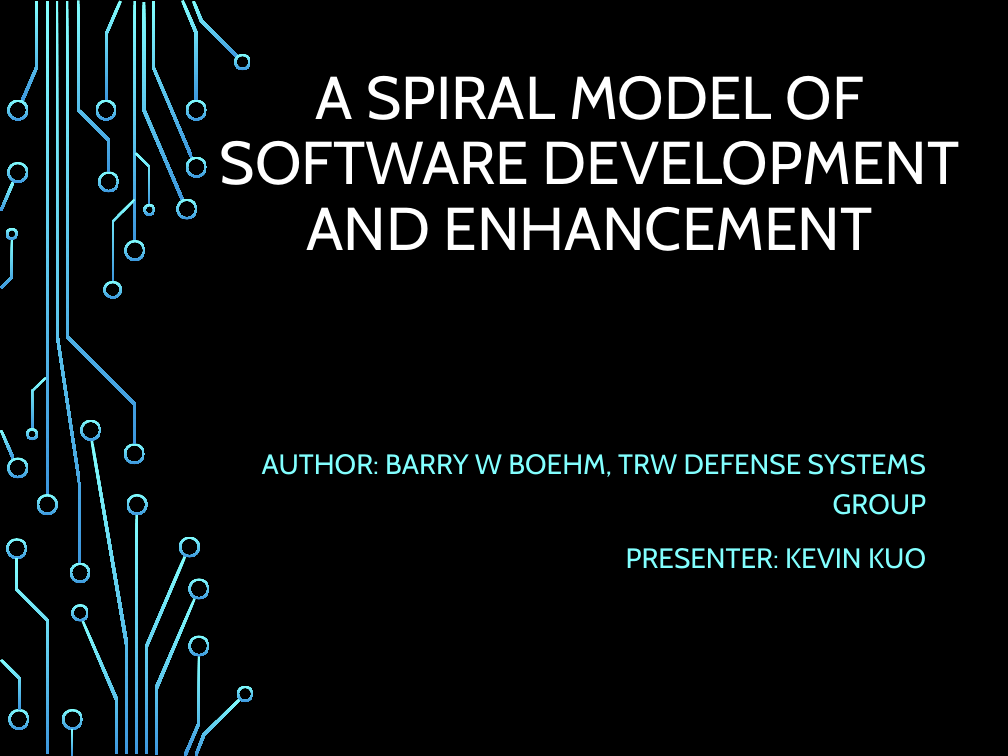
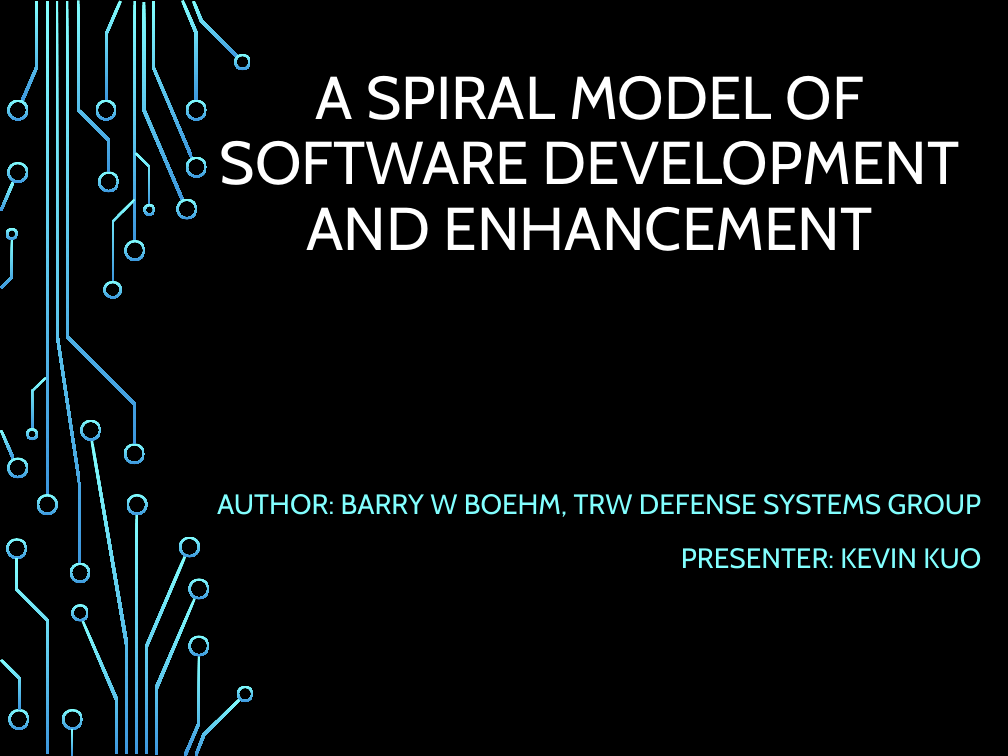
Before and after one commit to Polo08816/AdvancedWebDevelopment, a slide deck: slide 1 of Reading Presentation/SpiralSoftwareDevelopment.pptx. Drawn at 1008x756 pixels with LibreOffice and Linux fonts; fonts in the diff are those of the drawing; background and template pictures are left out. Boxes give left, top, right and bottom in pixels: in the first picture for what was removed or moved away, otherwise in the second. Text is boxed around its words. In the diff, an @@ line names an element or a change of style, - is before the commit and + after.

```diff
--- a/Reading Presentation/SpiralSoftwareDevelopment.pptx
+++ b/Reading Presentation/SpiralSoftwareDevelopment.pptx
@@ subtitle "AUTHOR: BARRY W BOEHM, TRW ..." rewrapped from bbox=[262, 454, 927, 569] to bbox=[217, 494, 982, 569] @@
```
Also in this commit, not shown: 4 other slides changed, 1 slide added, 1 other file.
